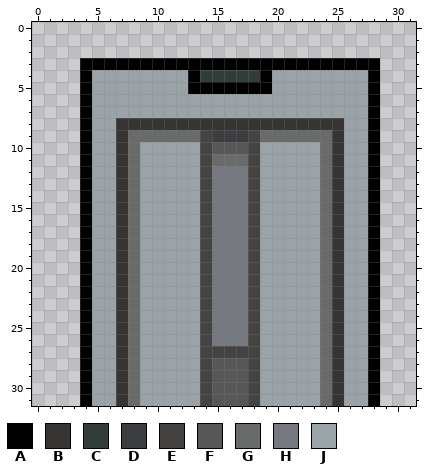
Pixel-art sprite: sprites/elevator/elevator2.png. The picture above was drawn from the file before the commit.
The file is 32x32 pixels. Colours within 5 levels of each other are drawn and written as one.
Palette (. is transparent): A #000000  B #373533  C #323c39  D #3c3d40  E #444341  F #575757  G #696a6a  H #767880  J #9aa3a8
Pixels before, first column x 4:
 3 AAAAAAAAAAAAAAAAAAAAAAAAA
 4 AJJJJJJJJACCCCCAJJJJJJJJA
 5 AJJJJJJJJAAAAAAAJJJJJJJJA
 6 AJJJJJJJJJJJJJJJJJJJJJJJA
 7 AJJJJJJJJJJJJJJJJJJJJJJJA
 8 AJJBBBBBBBBBBBBBBBBBBBJJA
 9 AJJBGGGGGGEDDDEGGGGGGBJJA
10 AJJBGJJJJJEFFFEJJJJJGBJJA
11 AJJBGJJJJJEGGGEJJJJJGBJJA
12 AJJBGJJJJJEHHHEJJJJJGBJJA
13 AJJBGJJJJJEHHHEJJJJJGBJJA
14 AJJBGJJJJJEHHHEJJJJJGBJJA
15 AJJBGJJJJJEHHHEJJJJJGBJJA
16 AJJBGJJJJJEHHHEJJJJJGBJJA
17 AJJBGJJJJJEHHHEJJJJJGBJJA
18 AJJBGJJJJJEHHHEJJJJJGBJJA
19 AJJBGJJJJJEHHHEJJJJJGBJJA
20 AJJBGJJJJJEHHHEJJJJJGBJJA
21 AJJBGJJJJJEHHHEJJJJJGBJJA
22 AJJBGJJJJJEHHHEJJJJJGBJJA
23 AJJBGJJJJJEHHHEJJJJJGBJJA
24 AJJBGJJJJJEHHHEJJJJJGBJJA
25 AJJBGJJJJJEHHHEJJJJJGBJJA
26 AJJBGJJJJJEHHHEJJJJJGBJJA
27 AJJBGJJJJJEEEEEJJJJJGBJJA
28 AJJBGJJJJJEFFFEJJJJJGBJJA
29 AJJBGJJJJJEFFFEJJJJJGBJJA
30 AJJBGJJJJJEFFFEJJJJJGBJJA
31 AJJBGJJJJJEFFFEJJJJJGBJJA
Now the later version:
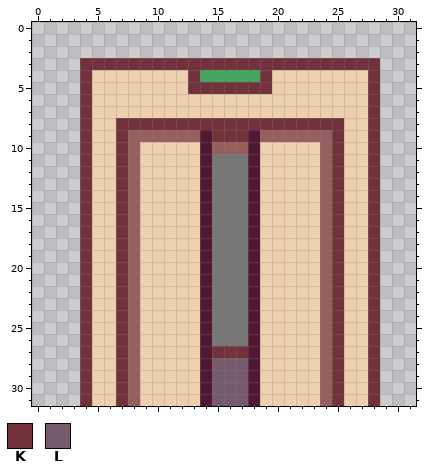
Colours new in this view: K #71323c  L #755b6c
Difference:
Colour C changes from #323c39 to #46a45f.
Colour E changes from #444341 to #501733.
Colour G changes from #696a6a to #975e5e.
Colour H changes from #767880 to #767676.
Colour J changes from #9aa3a8 to #efd0ae.
The author changed colour F to colour G in row 10 at x 15 to 17.
The author changed colour G to colour H in row 11 at x 15 to 17.
The author changed colour A to colour K in row 3 at x 4 to 28; in row 4 at x 4, 13, 19 and 28; in row 5 at x 4, 13 to 19 and 28; in rows 6 to 31 at x 4 and 28.
The author changed colour B to colour K in row 8 at x 7 to 25; in rows 9 to 31 at x 7 and 25.
The author changed colour D to colour K in row 9 at x 15 to 17.
The author changed colour E to colour K in row 27 at x 15 to 17.
The author changed colour F to colour L in rows 28 to 31 at x 15 to 17.
Boxes around the changes in both pictures, in picture pixels (x1, y1, x2, y2):
changed: (80, 58, 380, 406)
